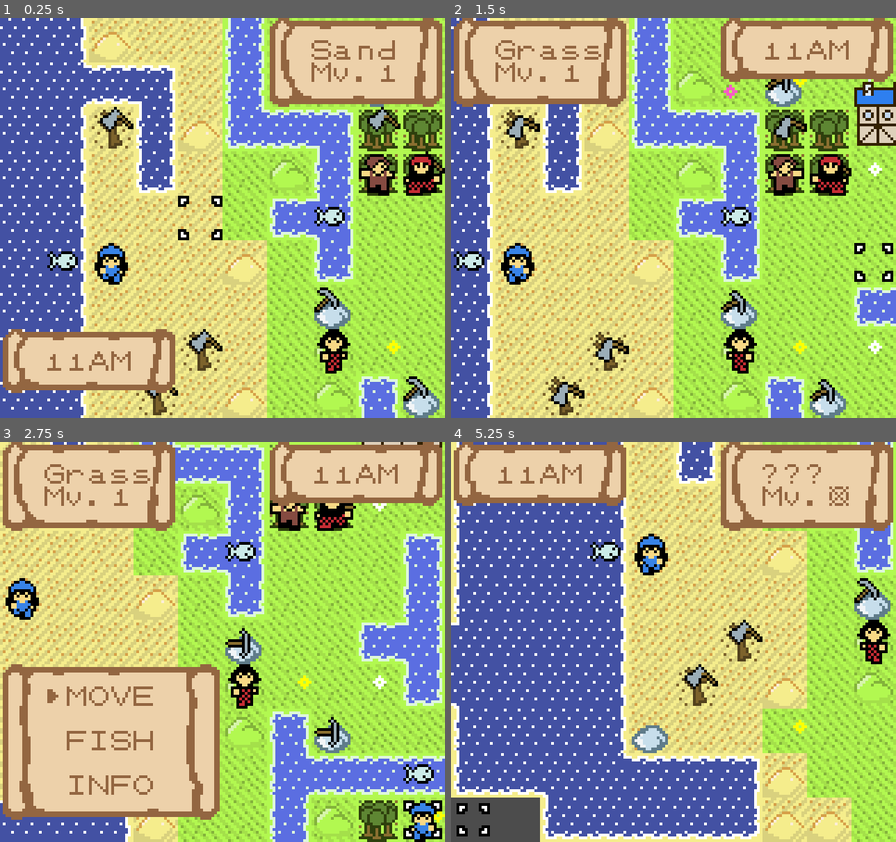
Above: before the commit, frames 1-4 (two rows, left to right).
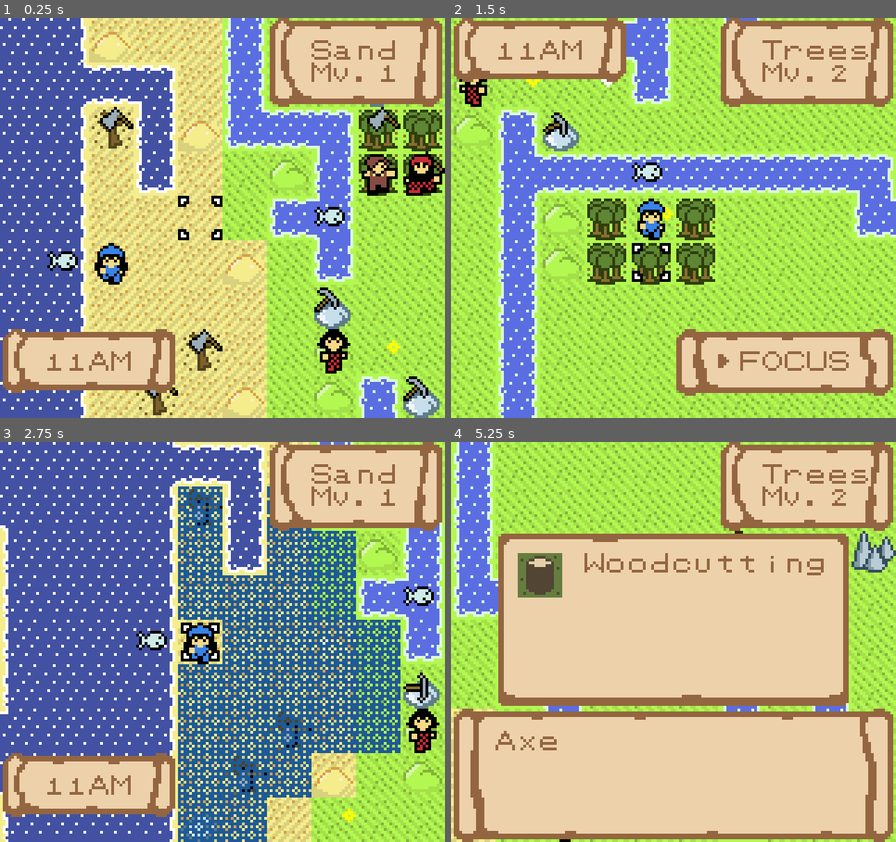
Above: after the commit, the same moments.

Repository: SummonerL/GuildBuilders
Game: Godot game, scene res://Scenes/Overworld/Overworld_Scene.tscn
Same seed, same stepped clock (60 frames per second), same inputs: the game is played once before the commit and once after it. Sound files missing from this copy of the repository are replaced by a short silence.
Inputs:
- Up to frame 1 (0.25 s): no input
- Up to frame 2 (1.5 s): tap Enter (ui_accept) at 0.5, 1.35 s; hold Right (ui_right) 0.53-1.28 s; hold Enter (ui_accept) 0.53-1.28 s; hold Down (ui_down) from 1.28 s (still down)
- Up to frame 3 (2.75 s): tap Enter (ui_accept) at 1.52, 1.82 s; release Down (ui_down) at 2.03 s; hold Right (ui_right) from 2.03 s (still down); hold Enter (ui_accept) from 2.03 s (still down)
- Up to frame 4 (5.25 s): release Right (ui_right) at 2.78 s; release Enter (ui_accept) at 2.78 s; hold Up (ui_up) 2.78-3.53 s; tap Enter (ui_accept) at 2.85, 3.02, 3.32, 4.35, 4.52, 4.82 s; hold Enter (ui_accept) 3.53-4.28 s; hold Left (ui_left) 3.53-5.03 s; tap Escape (ui_cancel) at 4.15 s; hold Down (ui_down) from 5.03 s (still down); hold Enter (ui_accept) from 5.03 s (still down)

The runs differ from the first frame. In frame 1, 0.1% of the frame differs, in the area x 80-90%, y 37-45%; in frame 2, 70%; in frame 3, 82%; in frame 4, 89%, in the area x 0-100%, y 0-100%.

Commit message:
add 'focus' action for quickly toggling between units

Diff:
--- a/Autoload/Actions.gd
+++ b/Autoload/Actions.gd
@@ -48,6 +48,7 @@
 	MINE,
 	CHOP,
 	INFO,
+	FOCUS
 }
 
 const ACTION_LIST_NAMES = [
@@ -55,11 +56,16 @@
 	'FISH',
 	'MINE',
 	'CHOP',
-	'INFO'
+	'INFO',
+	'FOCUS'
 ]
 
 func do_action(action, unit):
-	active_unit = unit
+	# make sure this is actually a unit, as in some cases, the overworld scene will be the parent instead of a unit
+	if not unit.get('unit_id') == null:
+		active_unit = unit
+	else:
+		active_unit = null
 
 	match (action):
 		COMPLETE_ACTION_LIST.MOVE:
@@ -74,7 +80,9 @@
 		COMPLETE_ACTION_LIST.INFO:
 			# let the unit handle this action
 			unit.do_action(action)
-
+		COMPLETE_ACTION_LIST.FOCUS:
+			# focus the cursor on the next available unit
+			get_tree().get_current_scene().do_action(action)
 func action_window_finished(skill, reward):
 	# clear existing text
 	player.hud.clearText()
--- a/Entities/HUD/Action_Window.gd
+++ b/Entities/HUD/Action_Window.gd
@@ -69,8 +69,6 @@
 
 func set_skill(skill):
 	var pretty_name = ''
-	print('TESTTTT')
-	print(skill)
 
 	match(skill):
 		constants.FISHING:
--- a/Entities/Player/Cursor.gd
+++ b/Entities/Player/Cursor.gd
@@ -53,6 +53,21 @@
 
 	tile_info_node = get_tree().get_nodes_in_group(constants.TILE_INFO_GROUP)[0]
 	time_of_day_info_node = get_tree().get_nodes_in_group(constants.TIME_OF_DAY_INFO_GROUP)[0]
+
+# useful function for focusing on specific coordinates
+func focus_on(x, y):
+	set_cursor_pos(x, y)
+
+	# update the camera accordingly (top left, centering the cursor in the middle)
+	camera.set_camera_pos(x - 4, y - 4)
+
+	# check if we need to move the info tiles (hud)
+	tile_info_node.check_if_move_needed(player.curs_pos_x - player.cam_pos_x)
+	time_of_day_info_node.check_if_move_needed(player.curs_pos_x - player.cam_pos_x, player.curs_pos_y - player.cam_pos_y)
+
+	# print the info tiles
+	tile_info_node.update_tile_info_text()
+	time_of_day_info_node.update_time_of_day_info_text()
 
 func get_selected_tile_units():
 	# find if there are any active units on the current tile
@@ -76,6 +91,13 @@
 
 		# show the unit's action list
 		unit.show_action_list()
+
+	# otherwise, as long as we're in the correct state, show the turn select screen
+	if (player.player_state == player.PLAYER_STATE.SELECTING_TILE):
+		# update the player state
+		player.player_state = player.PLAYER_STATE.SELECTING_ACTION
+		cursor_reset()
+		overworld_scene.show_turn_action_list()
 
 func stop_timer():
 	cursor_timer.stop()
--- a/Entities/Player/Units/Woodworker_Male.tscn
+++ b/Entities/Player/Units/Woodworker_Male.tscn
@@ -18,6 +18,7 @@
 
 [node name="Woodworker_Male_Sprite" type="AnimatedSprite" parent="."]
 frames = SubResource( 1 )
+frame = 1
 speed_scale = 0.5
 playing = true
 centered = false
--- a/Scenes/Overworld/Overworld_Scene.gd
+++ b/Scenes/Overworld/Overworld_Scene.gd
@@ -14,6 +14,9 @@
 # Arid Bard (Elliot Simpson)
 
 # Overworld Scene (Main)
+
+# bring in our global action list
+onready var global_action_list = get_node("/root/Actions")
 
 # preload our game objects
 onready var cursor_scn = preload("res://Entities/Player/Cursor.tscn")
@@ -23,6 +26,9 @@
 onready var hud_time_of_day_info_scn = preload("res://Entities/HUD/Time_Of_Day_Info.tscn")
 onready var clock_scn = preload("res://Entities/HUD/Clock/Clock.tscn")
 
+# various hud scenes
+onready var hud_selection_list_scn = preload("res://Entities/HUD/Selection_List.tscn")
+
 # game music
 const MIN_VOL = -80 # used for fading in / out
 const MED_VOL = -25
@@ -40,6 +46,11 @@
 export var transition_duration_out = 3.0
 export var transition_duration_in = 1.5
 export var transition_type = 1 # TRANS_SINE
+
+# list of actions that are available when not selecting a unit
+onready var action_list = [
+	global_action_list.COMPLETE_ACTION_LIST.FOCUS
+]
 
 # game instances
 var cursor
@@ -148,6 +159,35 @@
 			# play nothing (this should never happen)
 			pass
 
+# function for opening the action list when not selecting a unit
+func show_turn_action_list():
+	# add a selection list istance to our camera
+	var hud_selection_list_node = hud_selection_list_scn.instance()
+	camera.add_hud_item(hud_selection_list_node)
+
+	# populate the action list with the current list of actions this unit can take
+	hud_selection_list_node.populate_selection_list(action_list, self)
+
+# when the action list is cancelled, go back to selecting a tile
+func cancel_select_list():
+	player.player_state = player.PLAYER_STATE.SELECTING_TILE
+
+# called from the action script when an action specific to this scene is selected
+func do_action(action):
+	match (action):
+		global_action_list.COMPLETE_ACTION_LIST.FOCUS:
+			# focus the cursor on the next available party member
+			var party_member = player.party.yet_to_act[0]
+
+			cursor.focus_on(party_member.unit_pos_x, party_member.unit_pos_y)
+
+			# move this unit to the back of the 'yet to act list'
+			player.party.yet_to_act.pop_front()
+			player.party.yet_to_act.append(party_member)
+
+			# update the player state
+			player.player_state = player.PLAYER_STATE.SELECTING_TILE
+
 # Called when the node enters the scene tree for the first time.
 func _ready():
 	gameInit()
